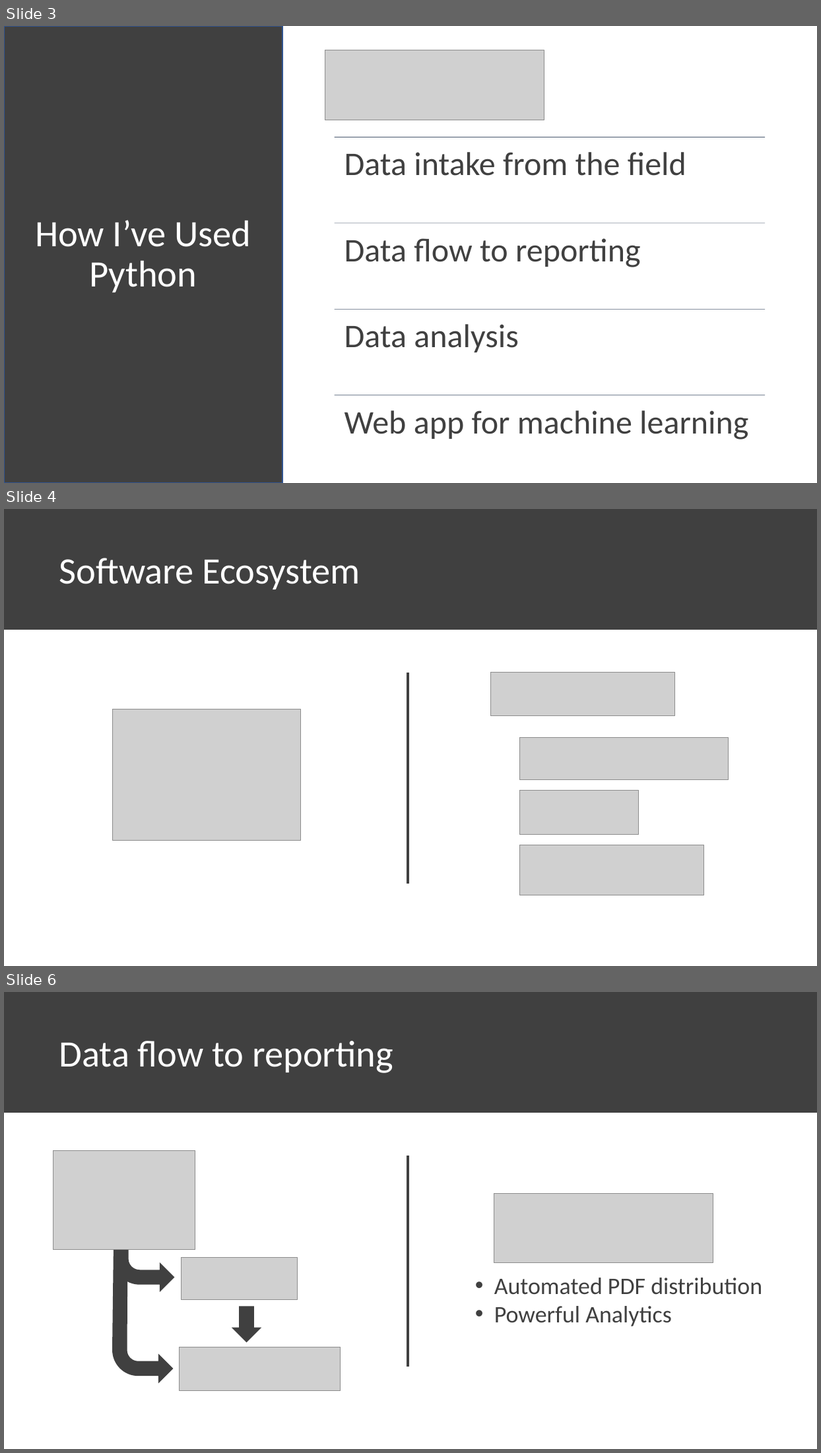
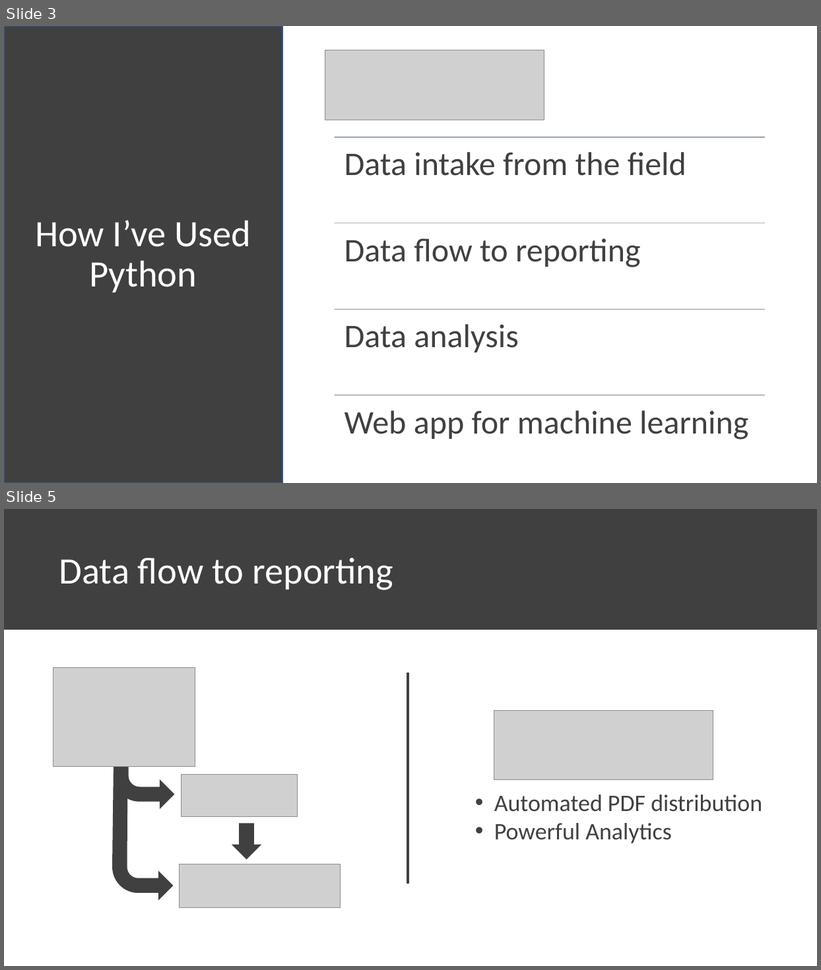
Before and after one commit to chrisluedtke/talks, a slide deck: 2018-06-14-ChiPy/Presentation.pptx. Shown one above the other, each under a label of ours: slides 3, 4 and 6 before the commit, slides 3 and 5 after it; the slides between them are not shown. The pictures are 821x1453 and 821x970 pixels, drawn with LibreOffice and Linux fonts; fonts in the diff are those of the drawing; grey boxes stand for pictures. Boxes give left, top, right and bottom in pixels: in the first picture for what was removed or moved away, otherwise in the second. Text is boxed around its words. In the diff, an @@ line names an element or a change of style, - is before the commit and + after.

```diff
--- a/2018-06-14-ChiPy/Presentation.pptx
+++ b/2018-06-14-ChiPy/Presentation.pptx
@@ slide 4 removed at box(4, 509, 817, 966), background #FFFFFF @@
@@ rectangle removed at box(4, 509, 817, 630) @@
@@ text removed at box(59, 558, 360, 590) @@
-Software Ecosystem
@@ line removed from (408, 673) to (408, 884) @@
@@ group removed at box(491, 673, 729, 896): 4 pictures @@
@@ picture removed at box(113, 710, 300, 841) @@
@@ what was slide 6 is now slide 5 @@
```
Also in this commit, not shown: 6 slides changed, 1 slide added, 3 other slides removed, 1 other file.
